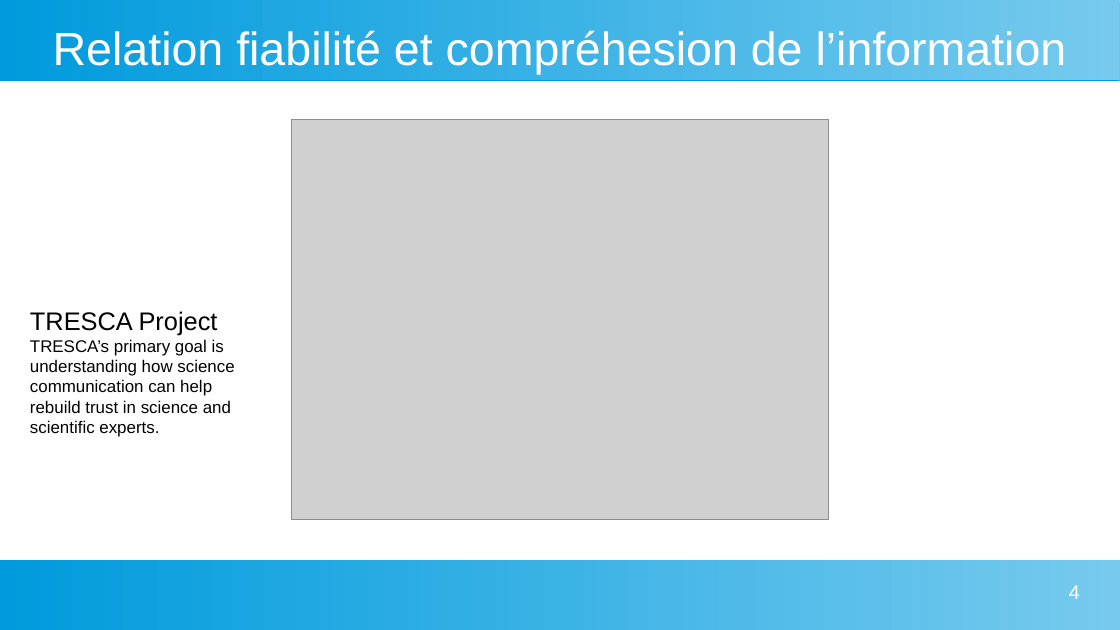
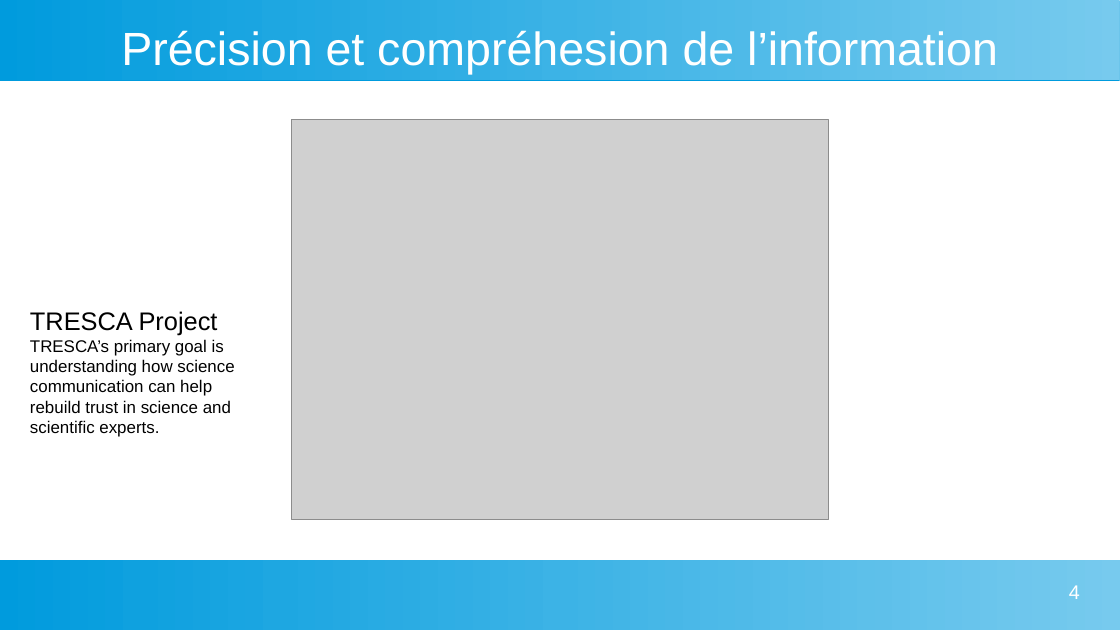
Before and after one commit to vkeller/modulo-gybe, a slide deck: slide 4 of 1C/web/FiabilitéInformation.odp. Drawn at 1120x630 pixels with LibreOffice and Linux fonts; fonts in the diff are those of the drawing; grey boxes stand for pictures. Boxes give left, top, right and bottom in pixels: in the first picture for what was removed or moved away, otherwise in the second. Text is boxed around its words. In the diff, an @@ line names an element or a change of style, - is before the commit and + after.

Commit message:
Ajout présentation Fiabilité des données 1C

```diff
--- a/1C/web/FiabilitéInformation.odp
+++ b/1C/web/FiabilitéInformation.odp
@@ title at [121,30,998,74]: text changed @@
-Relation fiabilité et compréhesion de l’information
+Précision et compréhesion de l’information
```
Also in this commit, not shown: 2 other slides changed, 13 other files.
